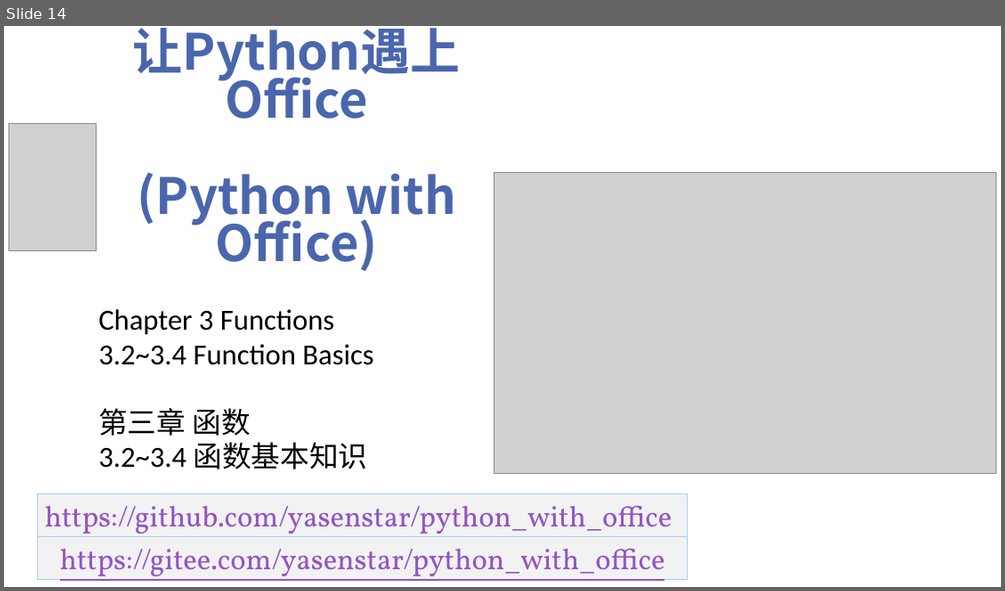
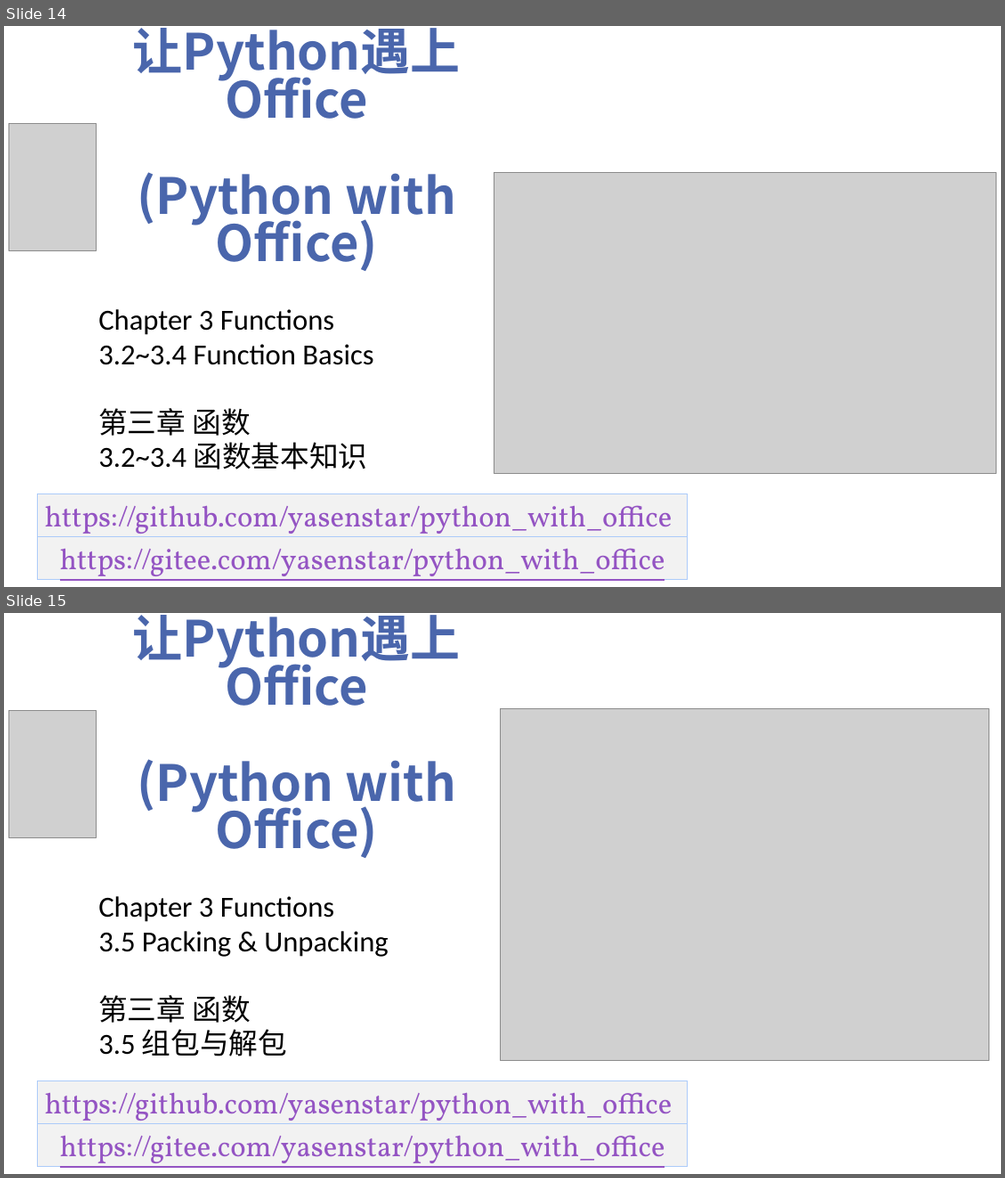
Before and after one commit to yasenstar/python_with_office, a slide deck: Video_Covers.pptx. Shown one above the other, each under a label of ours: slide 14 before the commit, slides 14 and 15 after it. The pictures are 1005x591 and 1005x1178 pixels, drawn with LibreOffice and Linux fonts; fonts in the diff are those of the drawing; grey boxes stand for pictures; background and template pictures are left out. Boxes give left, top, right and bottom in pixels: in the first picture for what was removed or moved away, otherwise in the second. Text is boxed around its words. In the diff, an @@ line names an element or a change of style, - is before the commit and + after.

```diff
--- a/Video_Covers.pptx
+++ b/Video_Covers.pptx
@@ slide 15 added at <box>4,613,1001,1174</box>, background picture (left out) @@
@@ title added at <box>133,615,461,858</box>, 48 pt, text #4A66AC, bold @@
+让Python遇上Office
+(Python with Office)
@@ picture added at <box>8,710,96,837</box> @@
@@ picture added at <box>501,709,989,1060</box> @@
@@ subtitle added at <box>98,896,388,1056</box>, 28 pt, text #000000 @@
+Chapter 3 Functions
+3.5 Packing & Unpacking
+第三章 函数
+3.5 组包与解包
@@ rectangle added at <box>37,1081,688,1124</box>, fill #F2F2F2, outline #ACCBF9 0.75 pt, 28 pt, text #9454C3, underline @@
+https://github.com/yasenstar/python_with_office
@@ rectangle added at <box>37,1124,688,1167</box>, fill #F2F2F2, outline #ACCBF9 0.75 pt, 28 pt, text #9454C3, underline @@
+https://gitee.com/yasenstar/python_with_office
```
Also in this commit, not shown: 12 other files.
